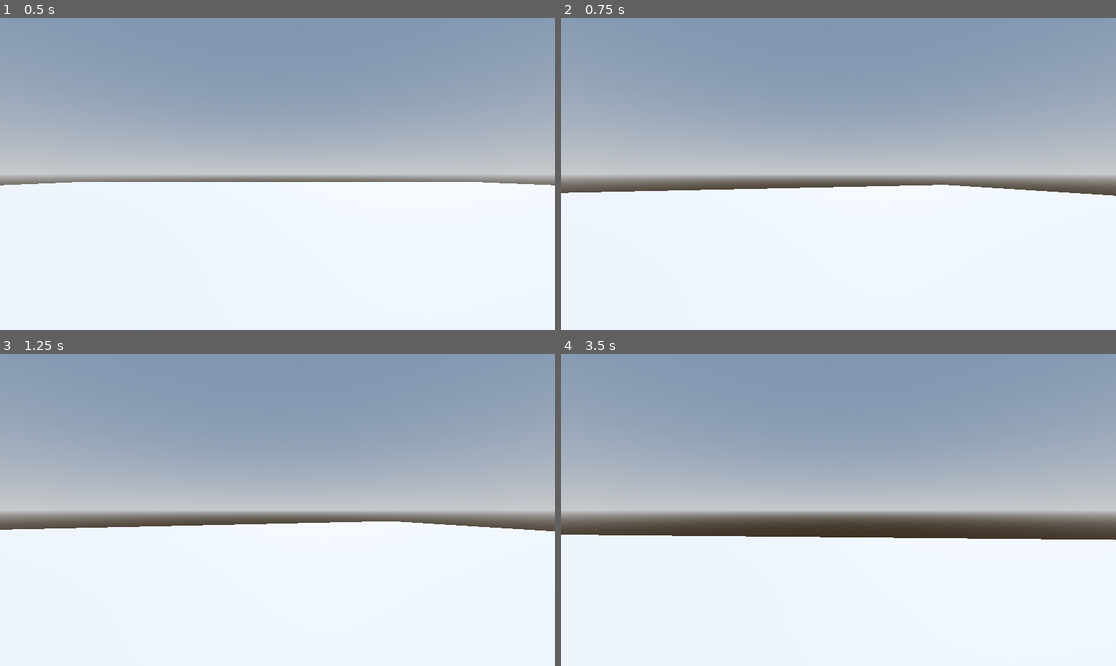
Above: before the commit, frames 1-4 (two rows, left to right).
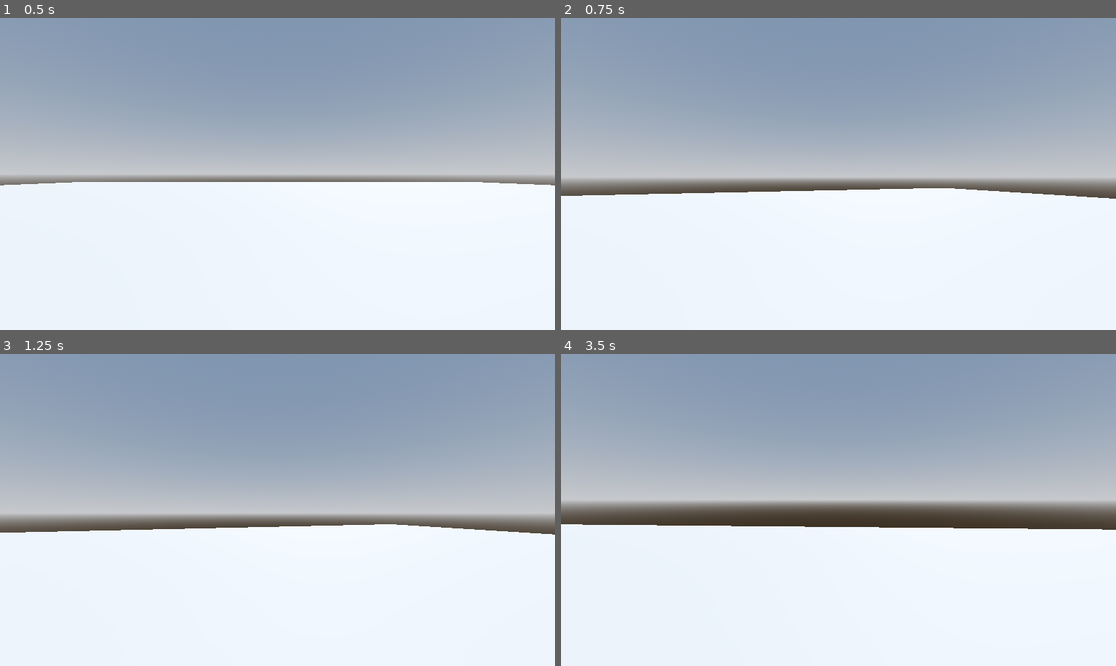
Above: after the commit, the same moments.

Repository: SpookyUboa/robo-rampage
Game: Godot game, scene res://Levels/Sandbox.tscn
The game is run twice, just before and just after one commit, with the same random seed, the same clock (stepped at 60 frames per second) and the same inputs.
Inputs (mouse positions are in pixels of both pictures, inside the frame that each line leads up to):
- Up to frame 1 (0.5 s): no input
- Up to frame 2 (0.75 s): tap Enter (ui_accept) at 0.5 s; move the mouse to (866, 174) at 0.52 s; hold W (move_forward) from 0.53 s (still down)
- Up to frame 3 (1.25 s): keep holding W (move_forward); tap Enter (ui_accept) at 0.77 s
- Up to frame 4 (3.5 s): keep holding W (move_forward); move the mouse to (810, 510) at 1.27 s; tap Enter (ui_accept) at 1.52, 3.02 s; move the mouse to (849, 503) at 2.02 s; move the mouse to (832, 516) at 2.77 s

Frame 1 is identical in both runs. In frame 2, 3.7% of the frame differs, in the area x 0-100%, y 50-58%; in frame 3, 3.7%; in frame 4, 10%, in the area x 0-100%, y 47-60%.

Commit message:
Vertical camera controls

Diff:
--- a/Player/Player.gd
+++ b/Player/Player.gd
@@ -7,6 +7,7 @@
 # Get the gravity from the project settings to be synced with RigidBody nodes.
 var gravity: float = ProjectSettings.get_setting("physics/3d/default_gravity")
 var mouse_motion:= Vector2.ZERO
+@onready var camera_pivot: Node3D = $CameraPivot
 
 func _ready() -> void:
 	Input.mouse_mode = Input.MOUSE_MODE_CAPTURED
@@ -46,4 +47,8 @@
 
 func handle_camera_rotation() -> void:
 	rotate_y(mouse_motion.x)
+	camera_pivot.rotate_x(mouse_motion.y)
+	camera_pivot.rotation_degrees.x = clampf(
+		camera_pivot.rotation_degrees.x, -90.0, 90.0
+	)
 	mouse_motion = Vector2.ZERO
--- a/Player/Player.tscn
+++ b/Player/Player.tscn
@@ -15,5 +15,7 @@
 [node name="CollisionShape3D" type="CollisionShape3D" parent="."]
 shape = SubResource("CapsuleShape3D_2hxpx")
 
-[node name="Camera3D" type="Camera3D" parent="."]
+[node name="CameraPivot" type="Node3D" parent="."]
 transform = Transform3D(1, 0, 0, 0, 1, 0, 0, 0, 1, 0, 0.3, 0)
+
+[node name="SmoothCamera" type="Camera3D" parent="CameraPivot"]
